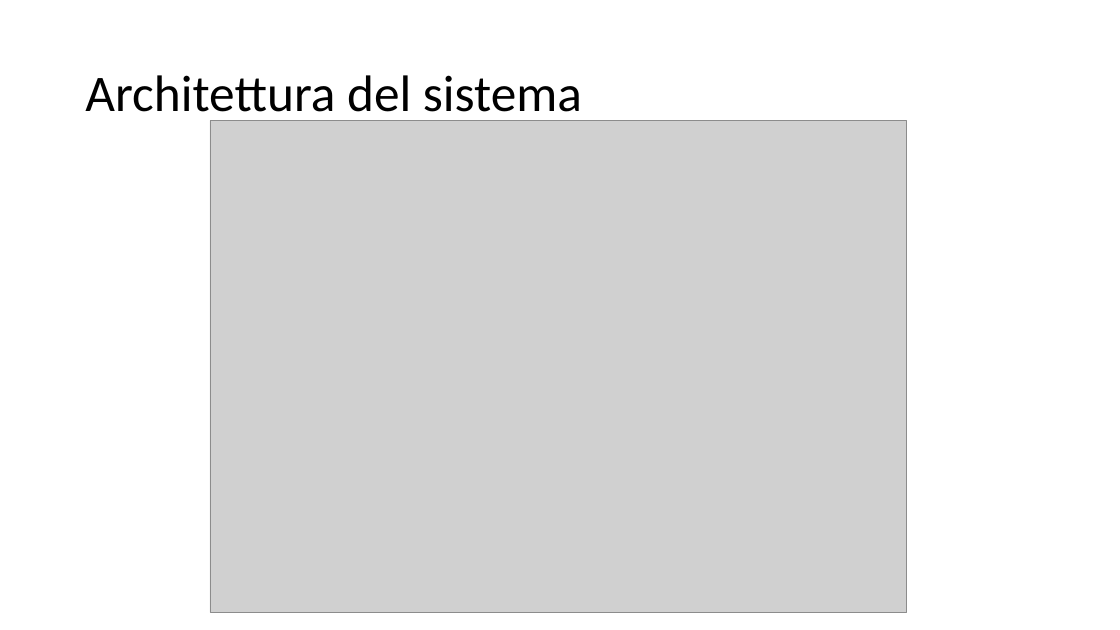
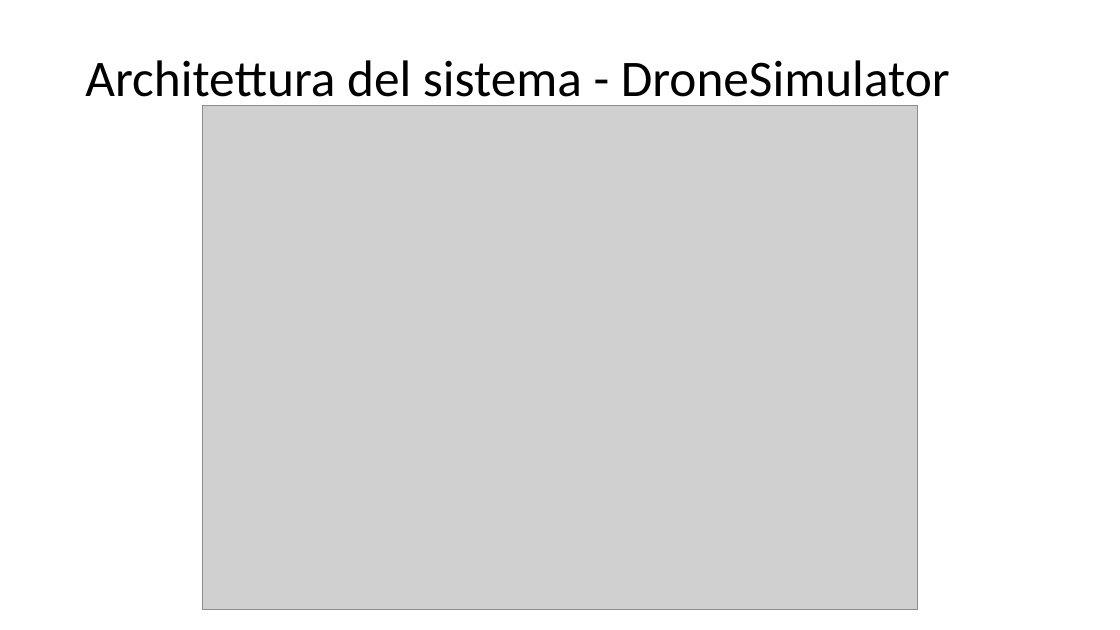
Before and after one commit to LuMug/DroneControlSystem, a slide deck: slide 9 of docs/Presentazione.pptx. Drawn at 1120x630 pixels with LibreOffice and Linux fonts; fonts in the diff are those of the drawing; grey boxes stand for pictures. Boxes give left, top, right and bottom in pixels: in the first picture for what was removed or moved away, otherwise in the second. Text is boxed around its words. In the diff, an @@ line names an element or a change of style, - is before the commit and + after.

```diff
--- a/docs/Presentazione.pptx
+++ b/docs/Presentazione.pptx
@@ title at <box>85,60,950,109</box>: text changed @@
-Architettura del sistema
+Architettura del sistema - DroneSimulator
@@ picture: place and size @@
-picture at <box>210,120,907,613</box>
+picture at <box>202,106,918,611</box>
```
Also in this commit, not shown: 2 other slides changed, 4 slides added, 2 slides removed.
